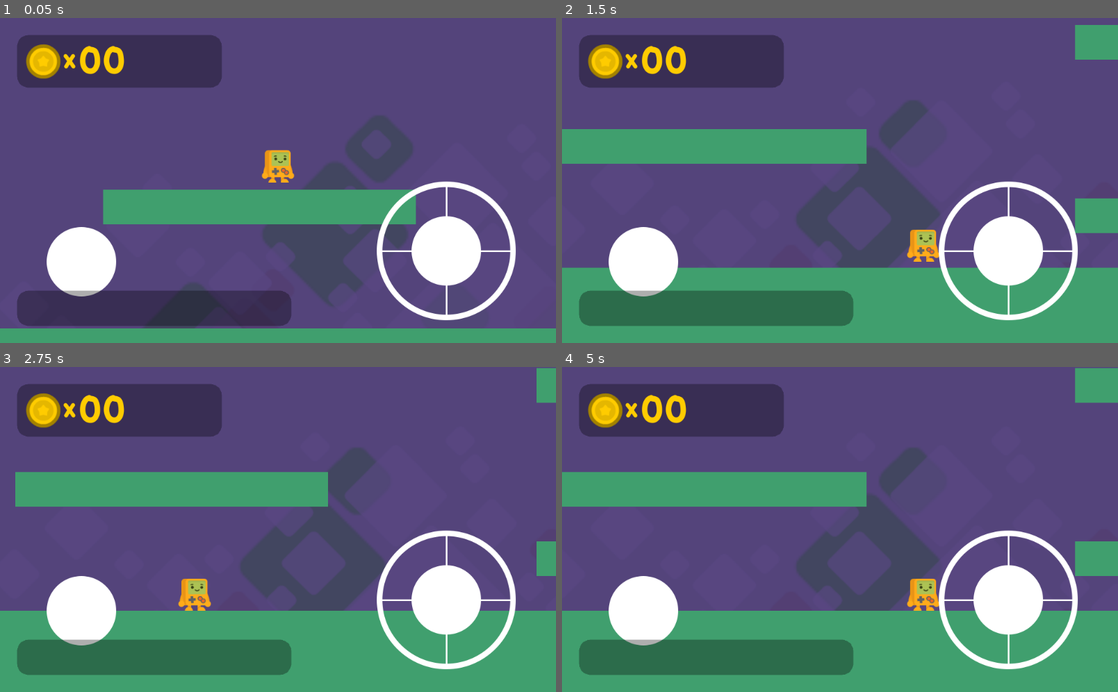
Above: before the commit, frames 1-4 (two rows, left to right).
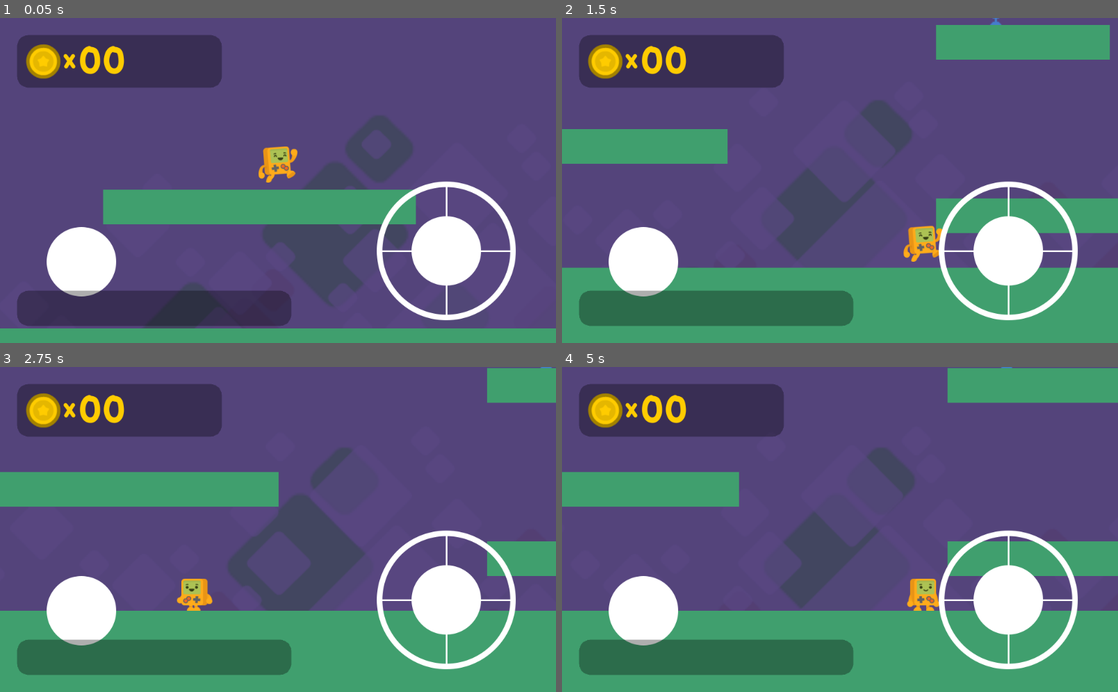
Above: after the commit, the same moments.

Repository: poacher2k/joules-jewels
Game: Godot game, scene res://Level1.tscn
Same seed, same stepped clock (60 frames per second), same inputs: the game is played once before the commit and once after it.
Inputs (mouse positions are in pixels of both pictures, inside the frame that each line leads up to):
- Up to frame 1 (0.05 s): no input
- Up to frame 2 (1.5 s): tap Enter at 0.5 s; move the mouse to (962, 164) at 0.52 s; hold Right (move_right) 0.53-1.25 s; tap Space (jump) at 0.6, 0.77, 1.07 s; click (962, 164) at 0.67 s; drag from (728, 196) to (812, 245) at 1.27 s
- Up to frame 3 (2.75 s): tap Space (jump) at 2, 2.1 s; move the mouse to (333, 458) at 2.02 s; hold Left (move_left) from 2.03 s (still down)
- Up to frame 4 (5 s): release Left (move_left) at 2.75 s; drag from (812, 594) to (673, 480) at 2.77 s; tap Enter at 3.5 s; move the mouse to (1006, 578) at 3.52 s; hold Right (move_right) 3.53-4.25 s; tap Space (jump) at 3.6, 3.77, 4.07 s; drag from (673, 480) to (756, 448) at 4.27 s

The runs differ from the first frame. In frame 1, 0.4% of the frame differs, in the area x 46-54%, y 39-51%; in frame 2, 11%, in the area x 29-100%, y 0-77%; in frame 3, 4.6%; in frame 4, 9.4%.

Commit message:
Improve movement a bit

Diff:
--- a/Steve.gd
+++ b/Joules.gd
@@ -1,9 +1,9 @@
 extends KinematicBody2D
 
-export(String) var action_suffix = ""
-
 export var SPEED = Vector2(200.0, 1000.0)
-const GRAVITY = 35
+export var MAX_SPEED = 1000
+export var WALK_ANIMATION_THRESHOLD = 50
+export var GRAVITY = 35
 const JUMP_FORCE = -1100
 const FLOOR_DETECT_DISTANCE = 20.0
 const FLOOR_NORMAL = Vector2.UP
@@ -60,8 +60,19 @@
 
 	var direction = get_direction()
 
-	var is_jump_interrupted = Input.is_action_just_released("jump" + action_suffix) and velocity.y < 0.0
+	if direction.x != 0:
+		$Sprite.flip_h = direction.x == -1
+
+	var is_jump_interrupted = Input.is_action_just_released("jump") and velocity.y < 0.0
 	velocity = calculate_move_velocity(velocity, direction, SPEED, is_jump_interrupted)
+
+	if is_on_floor():
+		if abs(velocity.x) >= WALK_ANIMATION_THRESHOLD:
+			$Sprite.play("walk")
+		else:
+			$Sprite.play("idle")
+	else:
+		$Sprite.play("air")
 
 	var snap_vector = Vector2.ZERO
 	if direction.y == 0.0:
@@ -84,7 +95,9 @@
 		is_jump_interrupted
 	):
 	var velocity = linear_velocity
-	velocity.x = speed.x * direction.x
+	velocity.x += speed.x * direction.x
+	velocity.x = clamp(velocity.x, -MAX_SPEED, MAX_SPEED)
+	velocity.x = lerp(velocity.x, 0, 0.1)
 	if direction.y != 0.0:
 		velocity.y = speed.y * direction.y
 	if is_jump_interrupted:
@@ -97,8 +110,8 @@
 	var on_floor_or_coyote = is_on_floor() or (OS.get_system_time_msecs() - last_touched_ground) <= COYOTE_TIME_MS
 
 	return Vector2(
-		Input.get_action_strength("move_right" + action_suffix) - Input.get_action_strength("move_left" + action_suffix),
-		-1 if on_floor_or_coyote and Input.is_action_just_pressed("jump" + action_suffix) else 0
+		Input.get_action_strength("move_right") - Input.get_action_strength("move_left"),
+		-1 if on_floor_or_coyote and Input.is_action_just_pressed("jump") else 0
 	)
 
 
--- a/Steve.tscn
+++ b/Joules.tscn
@@ -1,20 +1,20 @@
 [gd_scene load_steps=4 format=2]
 
 [ext_resource path="res://steve_spriteframes.tres" type="SpriteFrames" id=1]
-[ext_resource path="res://Steve.gd" type="Script" id=2]
+[ext_resource path="res://Joules.gd" type="Script" id=2]
 
 [sub_resource type="CapsuleShape2D" id=1]
 radius = 26.8234
 height = 12.5472
 
-[node name="Steve" type="KinematicBody2D"]
+[node name="Joules" type="KinematicBody2D"]
 scale = Vector2( 0.9, 0.9 )
 collision_mask = 0
 script = ExtResource( 2 )
 __meta__ = {
 "_edit_group_": true
 }
-SPEED = Vector2( 500, 1000 )
+SPEED = Vector2( 100, 1000 )
 COYOTE_TIME_MS = 50.0
 
 [node name="Sprite" type="AnimatedSprite" parent="."]
--- a/Level1.tscn
+++ b/Level1.tscn
@@ -1,6 +1,7 @@
-[gd_scene load_steps=17 format=2]
-
-[ext_resource path="res://Steve.tscn" type="PackedScene" id=2]
+[gd_scene load_steps=18 format=2]
+
+[ext_resource path="res://Pickup.tscn" type="PackedScene" id=1]
+[ext_resource path="res://Joules.tscn" type="PackedScene" id=2]
 [ext_resource path="res://ASSETS/background/set2_background.png" type="Texture" id=3]
 [ext_resource path="res://ASSETS/background/set2_tiles.png" type="Texture" id=4]
 [ext_resource path="res://world_tileset.tres" type="TileSet" id=5]
@@ -179,13 +180,13 @@
 [node name="Checkpoint" parent="Checkpoints" instance=ExtResource( 18 )]
 position = Vector2( 584, -264 )
 
-[node name="Steve" parent="." instance=ExtResource( 2 )]
+[node name="Joules" parent="." instance=ExtResource( 2 )]
 position = Vector2( 513.833, 303.404 )
 collision_mask = 30
 joystickPath = NodePath("../HUD/Joystick")
 jumpBtnPath = NodePath("../HUD/JumpBtn")
 
-[node name="Camera2D" type="Camera2D" parent="Steve"]
+[node name="Camera2D" type="Camera2D" parent="Joules"]
 current = true
 limit_left = -700
 limit_bottom = 1792
@@ -197,4 +198,12 @@
 drag_margin_bottom = 0.5
 editor_draw_limits = true
 
-[connection signal="body_entered" from="Fallzone" to="Steve" method="_on_Fallzone_body_entered"]
+[node name="Pickups" type="Node2D" parent="."]
+
+[node name="Pickup" parent="Pickups" instance=ExtResource( 1 )]
+position = Vector2( 1261.34, 92.4434 )
+
+[node name="Pickup2" parent="Pickups" instance=ExtResource( 1 )]
+position = Vector2( 1689.66, -89.3619 )
+
+[connection signal="body_entered" from="Fallzone" to="Joules" method="_on_Fallzone_body_entered"]
--- /dev/null
+++ b/Pickup.gd
@@ -0,0 +1,12 @@
+extends KinematicBody2D
+
+var velocity = Vector2.ZERO
+export var GRAVITY = 35
+
+func _physics_process(delta):
+	velocity.y = velocity.y + GRAVITY
+
+	velocity = move_and_slide(velocity)
+
+func _on_Pickup_body_entered(body):
+	print("Pickup!")
--- /dev/null
+++ b/Pickup.tscn
@@ -0,0 +1,20 @@
+[gd_scene load_steps=4 format=2]
+
+[ext_resource path="res://Pickup.gd" type="Script" id=1]
+[ext_resource path="res://icon.png" type="Texture" id=2]
+
+[sub_resource type="CapsuleShape2D" id=1]
+radius = 8.0
+height = 16.0
+
+[node name="Pickup" type="KinematicBody2D"]
+script = ExtResource( 1 )
+
+[node name="Sprite" type="Sprite" parent="."]
+position = Vector2( 0, -16 )
+scale = Vector2( 2, 2 )
+texture = ExtResource( 2 )
+
+[node name="CollisionShape2D" type="CollisionShape2D" parent="."]
+position = Vector2( 0, -16 )
+shape = SubResource( 1 )
--- a/WordArrange.tscn
+++ b/WordArrange.tscn
@@ -1,7 +1,7 @@
 [gd_scene load_steps=12 format=2]
 
 [ext_resource path="res://Letter.tscn" type="PackedScene" id=1]
-[ext_resource path="res://Steve.tscn" type="PackedScene" id=2]
+[ext_resource path="res://Joules.tscn" type="PackedScene" id=2]
 [ext_resource path="res://ASSETS/background/set2_background.png" type="Texture" id=3]
 [ext_resource path="res://ASSETS/background/set2_tiles.png" type="Texture" id=4]
 [ext_resource path="res://world_tileset.tres" type="TileSet" id=5]
--- a/project.godot
+++ b/project.godot
@@ -26,7 +26,7 @@
 
 [application]
 
-config/name="2D Platformer"
+config/name="Joules Jewels"
 run/main_scene="res://Level1.tscn"
 config/icon="res://icon.png"
 
